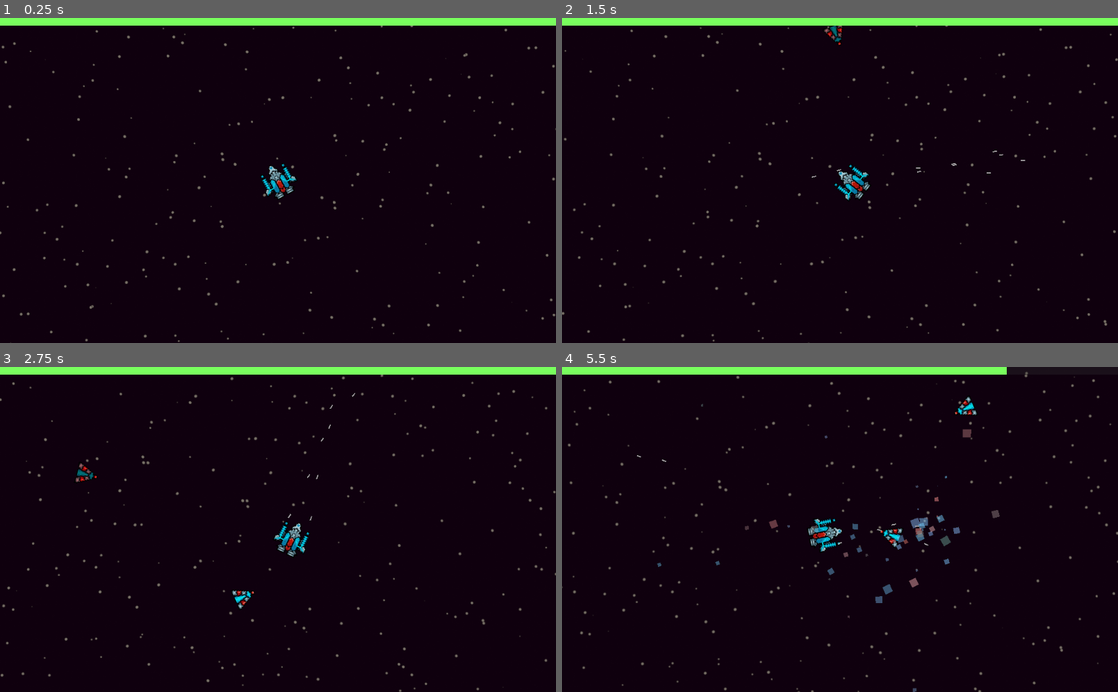
Above: before the commit, frames 1-4 (two rows, left to right).
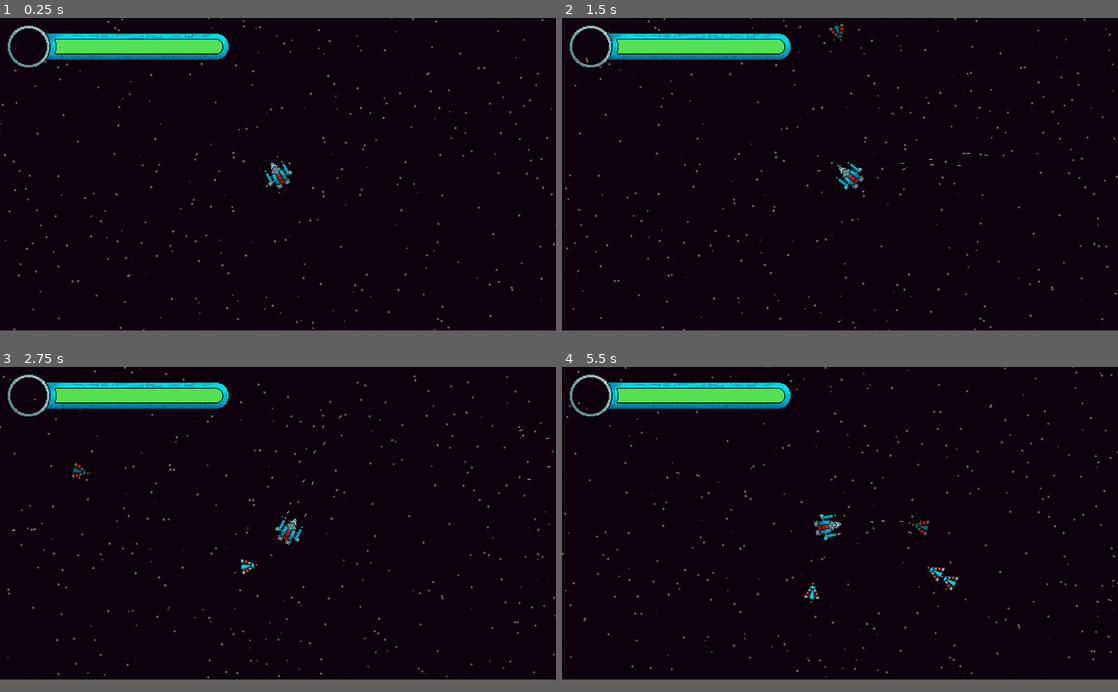
Above: after the commit, the same moments.

Repository: Timothy-Ji/SpaceShooterGame
Game: Godot game, scene res://Main.tscn
Same seed, same stepped clock (60 frames per second), same inputs: the game is played once before the commit and once after it.
Inputs (mouse positions are in pixels of both pictures, inside the frame that each line leads up to):
- Up to frame 1 (0.25 s): no input
- Up to frame 2 (1.5 s): move the mouse to (962, 164) at 0.52 s; press the mouse at (962, 164) at 0.53 s; hold D (move_right) 0.53-1.28 s; move the mouse to (728, 196) at 1.27 s; release the mouse at (728, 196) at 1.28 s; hold S (move_down) from 1.28 s (still down); click (728, 196) at 1.35 s
- Up to frame 3 (2.75 s): move the mouse to (333, 458) at 2.02 s; release S (move_down) at 2.03 s; press the mouse at (333, 458) at 2.03 s; hold D (move_right) from 2.03 s (still down)
- Up to frame 4 (5.5 s): move the mouse to (812, 594) at 2.77 s; release D (move_right) at 2.78 s; release the mouse at (812, 594) at 2.78 s; hold W (move_up) 2.78-3.53 s; click (812, 594) at 2.85 s; move the mouse to (1006, 578) at 3.52 s; press the mouse at (1006, 578) at 3.53 s; hold A (move_left) 3.53-5.03 s; move the mouse to (673, 480) at 4.27 s; release the mouse at (673, 480) at 4.28 s; click (673, 480) at 4.35 s; move the mouse to (867, 529) at 5.02 s; press the mouse at (867, 529) at 5.03 s; hold S (move_down) from 5.03 s (still down)
In our replay, the window is 800x468 before the commit and 800x450 after it. These sizes can differ from the game's own. Grey fills any space a smaller window leaves; there, only what the larger window draws over its background counts as a difference.

The runs differ from the first frame. In frame 1, 6.7% of the frame differs, in the area x 0-100%, y 0-100%; in frame 2, 6.9%; in frame 3, 7.2%; in frame 4, 7.5%.

Commit message:
redesigned healthbar

Diff:
--- a/GameManager.gd
+++ b/GameManager.gd
@@ -8,6 +8,7 @@
 func _ready():
 	AudioServer.set_bus_volume_db(AudioServer.get_bus_index("SFX"), linear2db(0.8))
 	$EnemyManager.set_disabled(false)
+	$GUI/HUD/PlayerBar.set_player($Player)
 
 func _on_restart_pressed():
 	var _new_scene = get_tree().reload_current_scene()
--- a/Healthbar.gd
+++ /dev/null
@@ -1,14 +0,0 @@
-extends ProgressBar
-
-export(NodePath) var tracking = null
-
-var health: Hitpoints
-
-func _ready():
-	health = get_node(tracking).get_node("Health")
-	value = health.get_hp()
-	max_value = health.get_max_hp()
-	health.connect("changed", self, "_on_Player_health_changed")
-
-func _on_Player_health_changed(_sender, new_health, _difference):
-	value = new_health
--- a/Hitpoints.gd
+++ b/Hitpoints.gd
@@ -9,7 +9,7 @@
 export var allow_overflow = false
 export var allow_underflow = false
 
-func set_hp(new_value):
+func set_value(new_value):
 	var old = hp
 	hp = new_value
 	if hp < 0 and not allow_underflow:
@@ -34,12 +34,12 @@
 		hp = max_hp
 	emit_signal("changed", self, hp, value)
 
-func set_max_hp(new_max_hp):
+func set_max(new_max_hp):
 	emit_signal("max_changed", self, new_max_hp)
 	max_hp = new_max_hp
 
-func get_hp():
+func get_value():
 	return hp
 
-func get_max_hp():
+func get_max():
 	return max_hp
--- a/Main.tscn
+++ b/Main.tscn
@@ -9,14 +9,8 @@
 [ext_resource path="res://GameManager.gd" type="Script" id=7]
 [ext_resource path="res://pause/PauseMenu.tscn" type="PackedScene" id=8]
 [ext_resource path="res://pause/Pause.gd" type="Script" id=9]
-[ext_resource path="res://Healthbar.gd" type="Script" id=10]
 [ext_resource path="res://gameover/GameOverMenu.tscn" type="PackedScene" id=11]
-
-[sub_resource type="StyleBoxFlat" id=1]
-bg_color = Color( 0.47451, 1, 0.368627, 1 )
-
-[sub_resource type="StyleBoxFlat" id=2]
-bg_color = Color( 0.196078, 0.196078, 0.196078, 0.313726 )
+[ext_resource path="res://hud/HUD.tscn" type="PackedScene" id=12]
 
 [node name="Game" type="Node"]
 script = ExtResource( 7 )
@@ -55,26 +49,14 @@
 
 [node name="EnemySpawnTimer" type="Timer" parent="EnemyManager"]
 
-[node name="HUD" type="CanvasLayer" parent="."]
-
-[node name="Healthbar" type="ProgressBar" parent="HUD"]
-anchor_right = 1.0
-margin_bottom = 14.0
-custom_styles/fg = SubResource( 1 )
-custom_styles/bg = SubResource( 2 )
-percent_visible = false
-script = ExtResource( 10 )
-__meta__ = {
-"_edit_use_anchors_": false
-}
-tracking = NodePath("../../../Game/Player")
-
 [node name="Pause" type="Node" parent="."]
 pause_mode = 2
 script = ExtResource( 9 )
 
 [node name="GUI" type="CanvasLayer" parent="."]
 pause_mode = 2
+
+[node name="HUD" parent="GUI" instance=ExtResource( 12 )]
 
 [node name="PauseMenu" parent="GUI" instance=ExtResource( 8 )]
 visible = false
--- a/enemies/Enemy.gd
+++ b/enemies/Enemy.gd
@@ -31,7 +31,7 @@
 func damage(source, amount):
 	$Health.subtract(amount)
 	emit_signal("damaged", source, amount)
-	if $Health.get_hp() == 0:
+	if $Health.get_value() == 0:
 		kill(source)
 
 func set_target(new_target):
--- /dev/null
+++ b/hud/HUD.tscn
@@ -0,0 +1,20 @@
+[gd_scene load_steps=2 format=2]
+
+[ext_resource path="res://hud/PlayerBar.tscn" type="PackedScene" id=1]
+
+[node name="HUD" type="MarginContainer"]
+anchor_right = 1.0
+anchor_bottom = 1.0
+custom_constants/margin_right = 16
+custom_constants/margin_top = 16
+custom_constants/margin_left = 16
+custom_constants/margin_bottom = 16
+__meta__ = {
+"_edit_use_anchors_": false
+}
+
+[node name="PlayerBar" parent="." instance=ExtResource( 1 )]
+margin_left = 16.0
+margin_top = 16.0
+margin_right = 1008.0
+margin_bottom = 584.0
--- /dev/null
+++ b/hud/Healthbar.gd
@@ -0,0 +1,19 @@
+extends ProgressBar
+
+var health: Hitpoints
+
+func _on_health_changed(_sender, new_health, _difference):
+	value = new_health
+
+func _on_max_health_changed(_sender, new_max_health):
+	max_value = new_max_health
+
+func attach(health):
+	if self.health:
+		self.health.disconnect("changed", self, "_on_health_changed")
+		self.health.disconnect("max_changed", self, "_on_max_health_changed")
+	self.health = health
+	health.connect("changed", self, "_on_health_changed")
+	health.connect("max_changed", self, "_on_max_health_changed")
+	value = health.get_value()
+	max_value = health.get_max()
--- /dev/null
+++ b/hud/PlayerBar.gd
@@ -0,0 +1,7 @@
+extends Control
+
+var player: Player
+
+func set_player(player: Player):
+	self.player = player
+	$HealthBar.attach(player.health)
--- /dev/null
+++ b/hud/PlayerBar.tscn
@@ -0,0 +1,35 @@
+[gd_scene load_steps=5 format=2]
+
+[ext_resource path="res://hud/playerbar.png" type="Texture" id=1]
+[ext_resource path="res://hud/Healthbar.gd" type="Script" id=2]
+[ext_resource path="res://hud/PlayerBar.gd" type="Script" id=3]
+
+[sub_resource type="StyleBoxFlat" id=1]
+bg_color = Color( 0.333333, 0.882353, 0.333333, 1 )
+
+[node name="PlayerBar" type="Control"]
+script = ExtResource( 3 )
+__meta__ = {
+"_edit_use_anchors_": false
+}
+
+[node name="HealthBar" type="ProgressBar" parent="."]
+margin_left = 109.0
+margin_top = 31.0
+margin_right = 499.0
+margin_bottom = 69.0
+custom_styles/fg = SubResource( 1 )
+value = 100.0
+percent_visible = false
+script = ExtResource( 2 )
+__meta__ = {
+"_edit_use_anchors_": false
+}
+
+[node name="BarTexture" type="TextureRect" parent="."]
+margin_right = 40.0
+margin_bottom = 40.0
+texture = ExtResource( 1 )
+__meta__ = {
+"_edit_use_anchors_": false
+}
--- a/player/Player.gd
+++ b/player/Player.gd
@@ -1,3 +1,4 @@
+class_name Player
 extends KinematicBody2D
 
 signal direction_changed(new_direction)
@@ -5,17 +6,7 @@
 export var speed = 200
 var velocity = Vector2.ZERO
 
-func set_health(value):
-	return $Health.set_hp(value)
-
-func set_max_health(value):
-	return $Health.set_max_hp(value)
-
-func get_health():
-	return $Health.get_hp()
-
-func get_max_health():
-	return $Health.get_max_hp()
+onready var health: Hitpoints = $Health
 
 func _process(_delta):
 	if Input.is_action_pressed("shoot"):
@@ -51,8 +42,8 @@
 	velocity -= velocity * strength
 
 func damage(_source, amount):
-	$Health.subtract(amount)
-	if $Health.get_hp() <= 0:
+	health.subtract(amount)
+	if health.get_value() <= 0:
 		kill()
 
 func kill():
--- a/project.godot
+++ b/project.godot
@@ -13,9 +13,15 @@
 "class": "Hitpoints",
 "language": "GDScript",
 "path": "res://Hitpoints.gd"
+}, {
+"base": "KinematicBody2D",
+"class": "Player",
+"language": "GDScript",
+"path": "res://player/Player.gd"
 } ]
 _global_script_class_icons={
-"Hitpoints": ""
+"Hitpoints": "",
+"Player": ""
 }
 
 [application]
@@ -23,6 +29,14 @@
 config/name="Space Shooter"
 run/main_scene="res://Main.tscn"
 config/icon="res://icon.png"
+
+[display]
+
+window/size/width=1280
+window/size/height=720
+window/dpi/allow_hidpi=true
+window/stretch/mode="viewport"
+window/stretch/aspect="expand"
 
 [input]
 
Not shown: 1 places in Main.tscn that only renumber resources
Binary file added: hud/playerbar.png
Not shown, added: hud/playerbar.png.import
